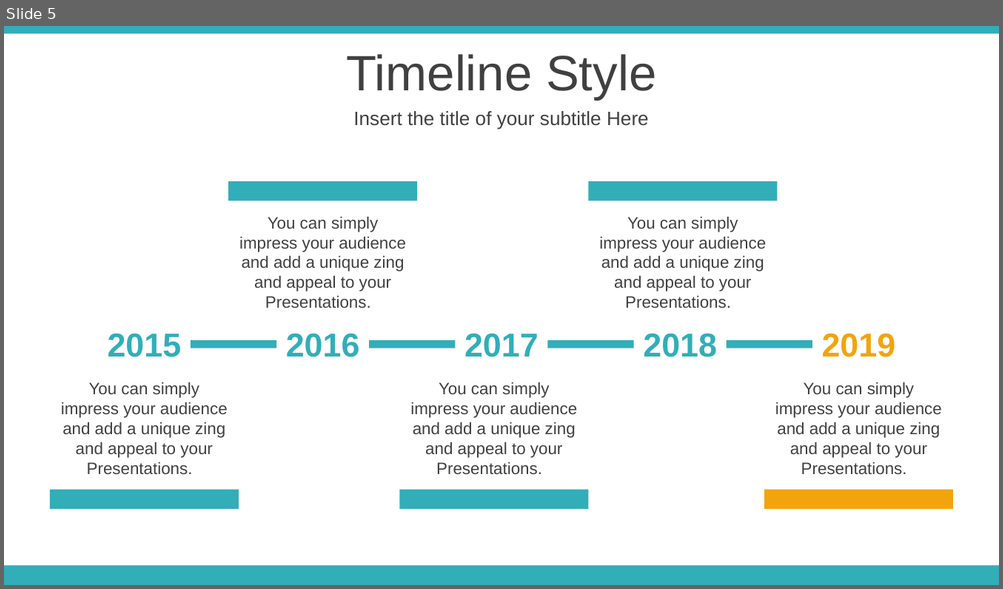
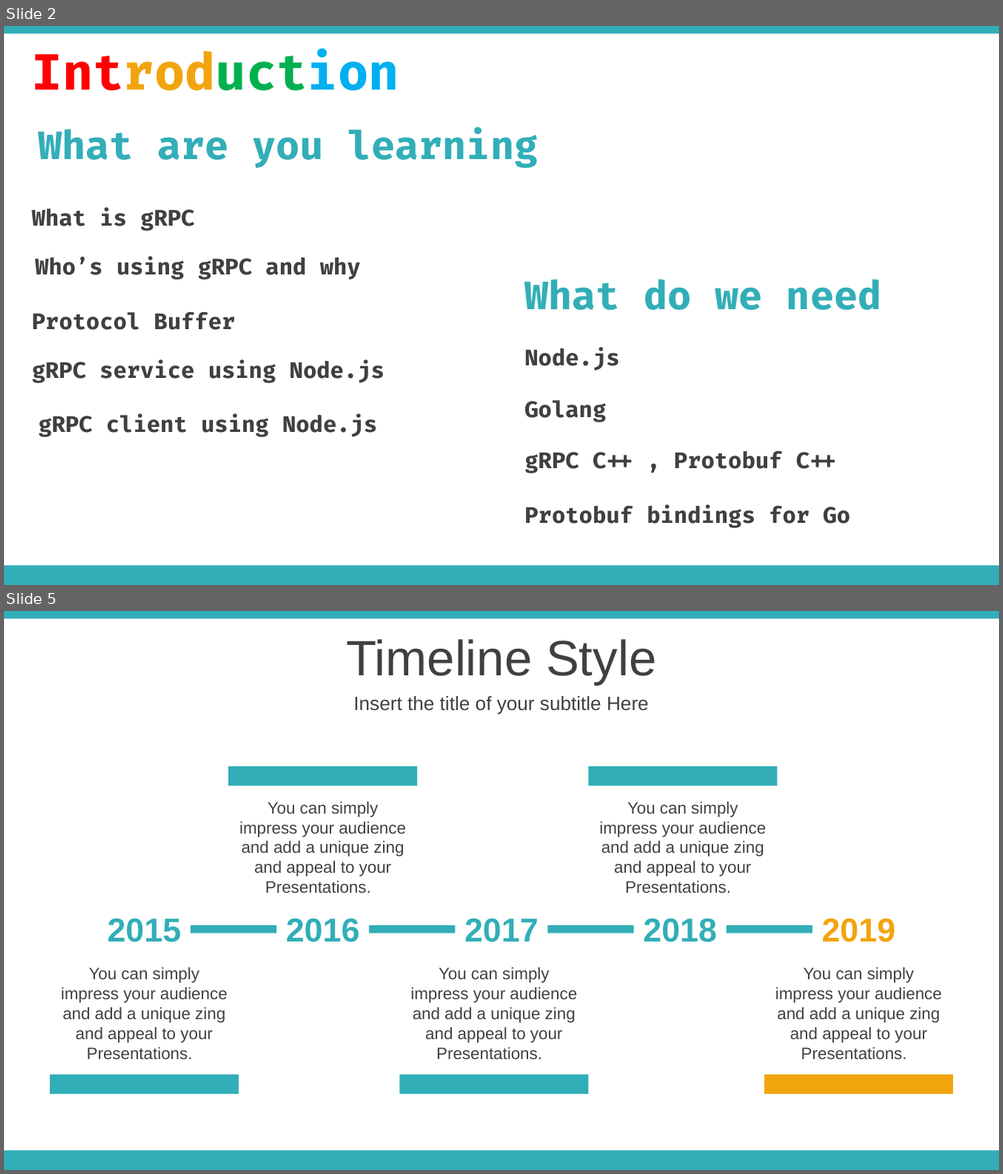
Before and after one commit to nikbarseghyan/Presentation, a slide deck: gRPC.pptx. Shown one above the other, each under a label of ours: slide 5 before the commit, slides 2 and 5 after it; the slides between them are not shown. The pictures are 1003x589 and 1003x1174 pixels, drawn with LibreOffice and Linux fonts; fonts in the diff are those of the drawing. Boxes give left, top, right and bottom in pixels: in the first picture for what was removed or moved away, otherwise in the second. Text is boxed around its words. In the diff, an @@ line names an element or a change of style, - is before the commit and + after.

```diff
--- a/gRPC.pptx
+++ b/gRPC.pptx
@@ slide 2 added at (x1=4, y1=26, x2=999, y2=585), background #FFFFFF; not listed: 2 template elements that a slide beside it also shows @@
@@ text added at (x1=32, y1=50, x2=399, y2=91), 36 pt, text #FF0000, bold @@
+Introduction
@@ text added at (x1=38, y1=129, x2=538, y2=168), 28 pt, text #32AEB8, bold @@
+What are you learning
@@ text added at (x1=32, y1=208, x2=194, y2=231), 16 pt, text #404040, bold @@
+What is gRPC
@@ text added at (x1=35, y1=257, x2=361, y2=280), 16 pt, text #404040, bold @@
+Who’s using gRPC and why
@@ text added at (x1=524, y1=279, x2=882, y2=310), 28 pt, text #32AEB8, bold @@
+What do we need
@@ text added at (x1=32, y1=312, x2=236, y2=330), 16 pt, text #404040, bold @@
+Protocol Buffer
@@ text added at (x1=524, y1=348, x2=619, y2=371), 16 pt, text #404040, bold @@
+Node.js
@@ text added at (x1=32, y1=360, x2=384, y2=383), 16 pt, text #404040, bold @@
+gRPC service using Node.js
@@ text added at (x1=524, y1=400, x2=606, y2=423), 16 pt, text #404040, bold @@
+Golang
@@ text added at (x1=38, y1=414, x2=377, y2=437), 16 pt, text #404040, bold @@
+gRPC client using Node.js
@@ text added at (x1=524, y1=452, x2=836, y2=474), 16 pt, text #404040, bold @@
+gRPC C++ , Protobuf C++
@@ text added at (x1=524, y1=506, x2=850, y2=528), 16 pt, text #404040, bold @@
+Protobuf bindings for Go
```
Also in this commit, not shown: 2 slides changed, 1 other slide added, 2 slides removed.
